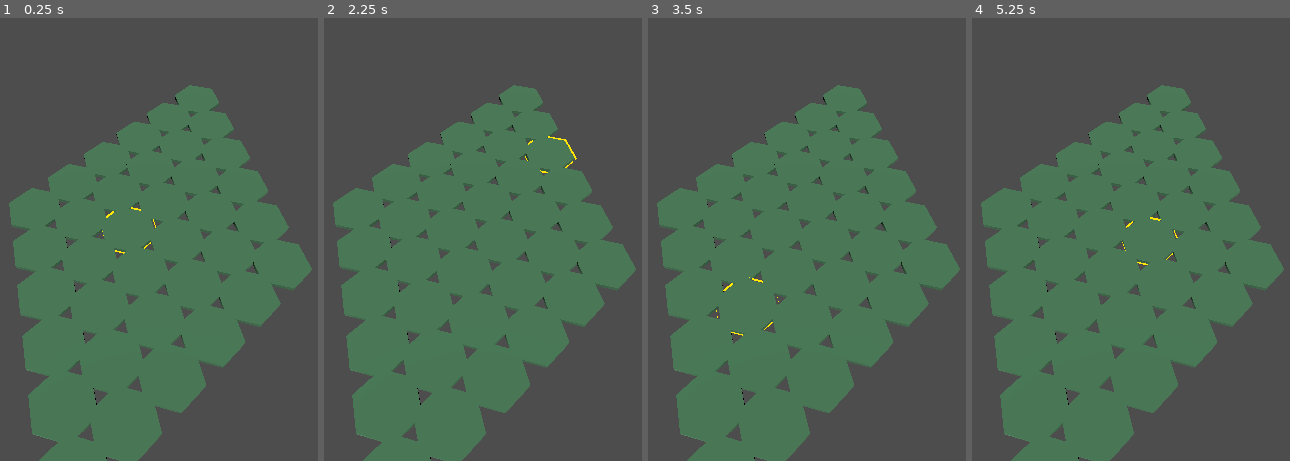
Above: before the commit, frames 1-4 (left to right).
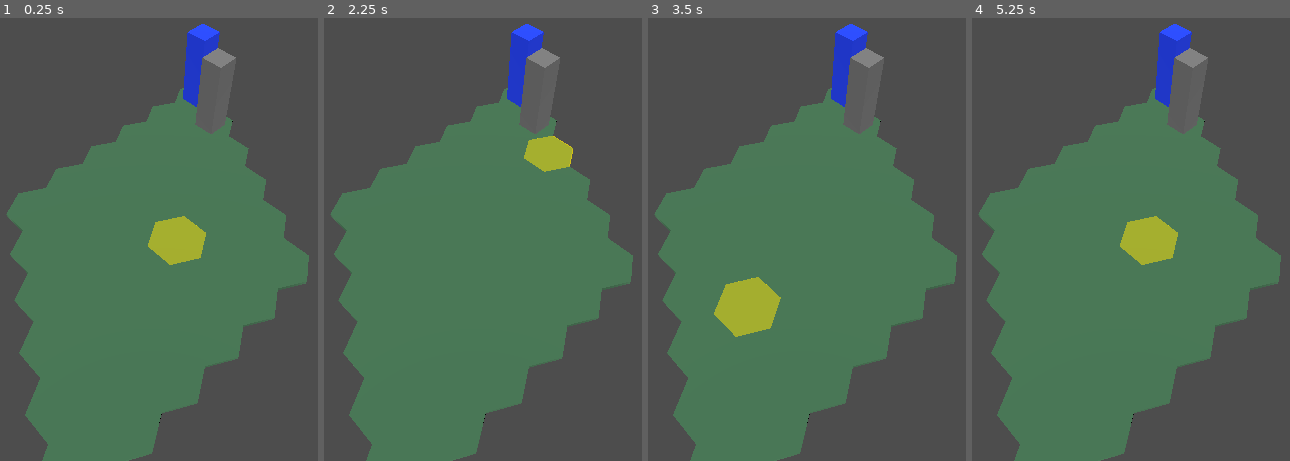
Above: after the commit, the same moments.

Repository: charlescodes/blightroot
Game: Godot game, scene res://scenes/main.tscn
The game is run twice, just before and just after one commit, with the same random seed, the same clock (stepped at 60 frames per second) and the same inputs.
Inputs (mouse positions are in pixels of both pictures, inside the frame that each line leads up to):
- Up to frame 1 (0.25 s): no input
- Up to frame 2 (2.25 s): tap Enter at 0.5, 2 s; move the mouse to (outside the picture) at 0.52 s; click (outside the picture) at 0.67 s; tap Space at 1.25 s; move the mouse to (outside the picture) at 1.27 s; click (outside the picture) at 1.42 s; move the mouse to (556, 137) at 2.02 s; click (556, 137) at 2.17 s
- Up to frame 3 (3.5 s): tap Space at 2.75 s; move the mouse to (759, 328) at 2.77 s; click (759, 328) at 2.92 s
- Up to frame 4 (5.25 s): tap Enter at 3.5 s; move the mouse to (outside the picture) at 3.52 s; click (outside the picture) at 3.67 s; tap Space at 4.25 s; move the mouse to (outside the picture) at 4.27 s; click (outside the picture) at 4.42 s; move the mouse to (1165, 235) at 5.02 s; click (1165, 235) at 5.17 s

The runs differ from the first frame. In frame 1, 7.2% of the frame differs, in the area x 1-99%, y 1-100%; in frame 2, 6.8%; in frame 3, 7.7%; in frame 4, 7.2%.

Commit message:
add player; fix highlight; correct highlight to be a skinned mesh

Diff:
--- a/scenes/main.tscn
+++ b/scenes/main.tscn
@@ -1,19 +1,51 @@
-[gd_scene load_steps=4 format=3 uid="uid://62ol1vkaq7c7"]
+[gd_scene load_steps=8 format=3 uid="uid://62ol1vkaq7c7"]
 
 [ext_resource type="Script" uid="uid://dg4bbajxhymap" path="res://src/grid/hex_grid_manager.gd" id="1_63or0"]
 [ext_resource type="Script" uid="uid://3xpq3dco07k0" path="res://src/camera/camera_rig.gd" id="2_6la6x"]
 [ext_resource type="Script" uid="uid://bdr0k4haq32o5" path="res://src/interaction/hover_controller.gd" id="3_l45p7"]
+[ext_resource type="Script" uid="uid://w1550dfv7lwr" path="res://src/objects/world_object_data.gd" id="4_g8al5"]
+[ext_resource type="Script" uid="uid://dotaldayijpgi" path="res://src/objects/blockout_object_view.gd" id="5_gsyx3"]
+
+[sub_resource type="Resource" id="Resource_player_character_data"]
+script = ExtResource("4_g8al5")
+object_id = &"pc_001"
+object_kind = &"player_character"
+q = 0
+r = 0
+s = 0
+size_m = Vector3(0.5, 1.83, 0.5)
+color = Color(0.1, 0.25, 1, 1)
+is_hoverable = true
+
+[sub_resource type="Resource" id="Resource_npc_data"]
+script = ExtResource("4_g8al5")
+object_id = &"npc_001"
+object_kind = &"non_player_character"
+q = 1
+r = 0
+s = -1
+size_m = Vector3(0.5, 1.83, 0.5)
+color = Color(0.45, 0.45, 0.45, 1)
+is_hoverable = true
 
 [node name="Main" type="Node3D"]
 
 [node name="HexGridManager" type="Node3D" parent="."]
 script = ExtResource("1_63or0")
 
+[node name="PlayerCharacter" type="Node3D" parent="."]
+script = ExtResource("5_gsyx3")
+object_data = SubResource("Resource_player_character_data")
+
+[node name="NPC" type="Node3D" parent="."]
+script = ExtResource("5_gsyx3")
+object_data = SubResource("Resource_npc_data")
+
 [node name="HoverController" type="Node" parent="."]
 script = ExtResource("3_l45p7")
 
 [node name="SunLight" type="DirectionalLight3D" parent="."]
-rotation = Vector3(-1.0472, 0.785398, 0)
+transform = Transform3D(0.707107, -0.612373, 0.353552, 0, 0.499998, 0.866027, -0.707107, -0.612373, 0.353552, 0, 0, 0)
 light_energy = 1.35
 
 [node name="CameraRig" type="Node3D" parent="."]
--- a/src/grid/hex_view.gd
+++ b/src/grid/hex_view.gd
@@ -3,10 +3,11 @@
 
 const HexDataScript := preload("res://src/grid/hex_data.gd")
 const HoverTargetScript := preload("res://src/interaction/hover_target.gd")
-const OutlineHighlighterScript := preload("res://src/interaction/outline_highlighter.gd")
+const HoverHighlighterScript := preload("res://src/interaction/hover_highlighter.gd")
 
 const HEX_SIDE_TO_SIDE_M: float = 1.0
 const HEX_RADIUS_M: float = HEX_SIDE_TO_SIDE_M / sqrt(3.0)
+const HEX_MESH_Y_ROTATION_RADIANS: float = PI / 6.0
 const DEFAULT_HEIGHT_M: float = 0.08
 
 @export var hex_data: HexDataScript:
@@ -51,6 +52,7 @@
 	hex_mesh.bottom_radius = HEX_RADIUS_M
 	hex_mesh.height = tile_height_m
 	hex_mesh.radial_segments = 6
+	rotation.y = HEX_MESH_Y_ROTATION_RADIANS
 
 func _configure_hover_target() -> void:
 	var target := get_node_or_null("HoverTarget") as HoverTargetScript
@@ -60,7 +62,7 @@
 		add_child(target)
 
 	target.highlight_root_path = ^".."
-	target.highlighter_path = ^"OutlineHighlighter"
+	target.highlighter_path = ^"HoverHighlighter"
 	target.collision_layer = 1
 	target.collision_mask = 0
 	target.input_ray_pickable = true
@@ -79,10 +81,10 @@
 	shape.radius = HEX_RADIUS_M
 	shape.height = tile_height_m
 
-	var highlighter := target.get_node_or_null("OutlineHighlighter") as OutlineHighlighterScript
+	var highlighter := target.get_node_or_null("HoverHighlighter") as HoverHighlighterScript
 	if highlighter == null:
-		highlighter = OutlineHighlighterScript.new()
-		highlighter.name = "OutlineHighlighter"
+		highlighter = HoverHighlighterScript.new()
+		highlighter.name = "HoverHighlighter"
 		target.add_child(highlighter)
 
 	highlighter.root_path = ^"../.."
--- /dev/null
+++ b/src/interaction/hover_highlighter.gd
@@ -0,0 +1,77 @@
+class_name HoverHighlighter
+extends Node
+
+const SHELL_NODE_NAME: StringName = &"HoverShell"
+const SHELL_META_KEY: StringName = &"is_hover_highlight_shell"
+
+@export var root_path: NodePath = ^".."
+@export var highlight_color: Color = Color(1.0, 0.9, 0.05, 0.5)
+@export var shell_scale: Vector3 = Vector3(1.04, 1.04, 1.04)
+
+var _is_highlighted: bool = false
+var _shells: Array[MeshInstance3D] = []
+
+func set_highlighted(is_highlighted: bool) -> void:
+	if _is_highlighted == is_highlighted:
+		return
+
+	if is_highlighted:
+		_apply_highlight()
+	else:
+		clear_highlight()
+
+func clear_highlight() -> void:
+	for shell in _shells:
+		if is_instance_valid(shell):
+			shell.free()
+
+	_shells.clear()
+	_is_highlighted = false
+
+static func build_highlight_material(color: Color = Color(1.0, 0.9, 0.05, 0.5)) -> StandardMaterial3D:
+	var material := StandardMaterial3D.new()
+	material.albedo_color = color
+	material.shading_mode = BaseMaterial3D.SHADING_MODE_UNSHADED
+	material.transparency = BaseMaterial3D.TRANSPARENCY_ALPHA
+	material.cull_mode = BaseMaterial3D.CULL_DISABLED
+	return material
+
+func _apply_highlight() -> void:
+	clear_highlight()
+
+	var root := get_node_or_null(root_path)
+	if root == null:
+		return
+
+	var source_meshes: Array[MeshInstance3D] = []
+	_collect_meshes(root, source_meshes)
+
+	var material := build_highlight_material(highlight_color)
+	for source_mesh in source_meshes:
+		_add_shell(source_mesh, material)
+
+	_is_highlighted = not _shells.is_empty()
+
+func _collect_meshes(root: Node, source_meshes: Array[MeshInstance3D]) -> void:
+	if root.has_meta(SHELL_META_KEY):
+		return
+
+	if root is MeshInstance3D:
+		var mesh_instance := root as MeshInstance3D
+		if mesh_instance.mesh != null:
+			source_meshes.append(mesh_instance)
+
+	for child in root.get_children():
+		_collect_meshes(child, source_meshes)
+
+func _add_shell(source_mesh: MeshInstance3D, material: StandardMaterial3D) -> void:
+	var shell := MeshInstance3D.new()
+	shell.name = String(SHELL_NODE_NAME)
+	shell.mesh = source_mesh.mesh
+	shell.layers = source_mesh.layers
+	shell.cast_shadow = GeometryInstance3D.SHADOW_CASTING_SETTING_OFF
+	shell.material_override = material
+	shell.scale = shell_scale
+	shell.set_meta(SHELL_META_KEY, true)
+	source_mesh.add_child(shell)
+	_shells.append(shell)
--- a/src/interaction/hover_target.gd
+++ b/src/interaction/hover_target.gd
@@ -1,11 +1,11 @@
 class_name HoverTarget
 extends Area3D
 
-const OutlineHighlighterScript := preload("res://src/interaction/outline_highlighter.gd")
+const HoverHighlighterScript := preload("res://src/interaction/hover_highlighter.gd")
 const GROUP_NAME: StringName = &"hover_targets"
 
 @export var highlight_root_path: NodePath = ^".."
-@export var highlighter_path: NodePath = ^"OutlineHighlighter"
+@export var highlighter_path: NodePath = ^"HoverHighlighter"
 
 var _is_hovered: bool = false
 
@@ -36,5 +36,5 @@
 	input_ray_pickable = true
 	monitorable = true
 
-func _get_highlighter() -> OutlineHighlighterScript:
-	return get_node_or_null(highlighter_path) as OutlineHighlighterScript
+func _get_highlighter() -> HoverHighlighterScript:
+	return get_node_or_null(highlighter_path) as HoverHighlighterScript
--- a/src/interaction/outline_highlighter.gd
+++ /dev/null
@@ -1,116 +0,0 @@
-class_name OutlineHighlighter
-extends Node
-
-const OUTLINE_SHADER: Shader = preload("res://src/interaction/outline_inverted_hull.gdshader")
-
-@export var root_path: NodePath = ^".."
-@export var outline_color: Color = Color(1.0, 0.9, 0.05, 1.0)
-@export_range(0.001, 0.15, 0.001) var outline_width_m: float = 0.055
-
-var _is_highlighted: bool = false
-var _outline_material: ShaderMaterial
-var _tracked_surfaces: Array[Dictionary] = []
-
-func set_highlighted(is_highlighted: bool) -> void:
-	if _is_highlighted == is_highlighted:
-		return
-
-	if is_highlighted:
-		_apply_highlight()
-	else:
-		clear_highlight()
-
-func clear_highlight() -> void:
-	for record in _tracked_surfaces:
-		var mesh_instance := record.get("mesh") as MeshInstance3D
-		if mesh_instance == null:
-			continue
-
-		var kind := record.get("kind", &"") as StringName
-		if kind == &"material_override":
-			var previous_material_override := record.get("previous_material_override") as Material
-			mesh_instance.material_override = previous_material_override
-		else:
-			var surface_index := int(record.get("surface", 0))
-			var previous_surface_override := record.get("previous_surface_override") as Material
-			mesh_instance.set_surface_override_material(surface_index, previous_surface_override)
-
-	_tracked_surfaces.clear()
-	_is_highlighted = false
-
-static func build_outline_material(
-	color: Color = Color(1.0, 0.9, 0.05, 1.0),
-	width_m: float = 0.055
-) -> ShaderMaterial:
-	var material := ShaderMaterial.new()
-	material.shader = OUTLINE_SHADER
-	material.set_shader_parameter("outline_color", color)
-	material.set_shader_parameter("outline_width", width_m)
-	return material
-
-func _apply_highlight() -> void:
-	clear_highlight()
-
-	var root := get_node_or_null(root_path)
-	if root == null:
-		return
-
-	_outline_material = build_outline_material(outline_color, outline_width_m)
-	_apply_to_meshes(root)
-	_is_highlighted = not _tracked_surfaces.is_empty()
-
-func _apply_to_meshes(root: Node) -> void:
-	if root is MeshInstance3D:
-		_apply_to_mesh(root)
-
-	for child in root.get_children():
-		_apply_to_meshes(child)
-
-func _apply_to_mesh(mesh_instance: MeshInstance3D) -> void:
-	var mesh_resource := mesh_instance.mesh
-	if mesh_resource == null:
-		return
-
-	if mesh_instance.material_override != null:
-		var highlighted_override := _with_outline(mesh_instance.material_override)
-		if highlighted_override == null:
-			return
-
-		_tracked_surfaces.append({
-			"kind": &"material_override",
-			"mesh": mesh_instance,
-			"previous_material_override": mesh_instance.material_override,
-		})
-		mesh_instance.material_override = highlighted_override
-		return
-
-	for surface_index in range(mesh_resource.get_surface_count()):
-		var previous_override := mesh_instance.get_surface_override_material(surface_index)
-		var source_material := previous_override
-		if source_material == null:
-			source_material = mesh_resource.surface_get_material(surface_index)
-
-		var highlighted_material := _with_outline(source_material)
-		if highlighted_material == null:
-			continue
-
-		_tracked_surfaces.append({
-			"kind": &"surface_override",
-			"mesh": mesh_instance,
-			"surface": surface_index,
-			"previous_surface_override": previous_override,
-		})
-
-		mesh_instance.set_surface_override_material(surface_index, highlighted_material)
-
-func _with_outline(source_material: Material) -> Material:
-	var highlighted_material: Material
-	if source_material == null:
-		highlighted_material = StandardMaterial3D.new()
-	else:
-		highlighted_material = source_material.duplicate() as Material
-
-	if highlighted_material != null:
-		highlighted_material.next_pass = _outline_material
-
-	return highlighted_material
--- a/src/interaction/outline_inverted_hull.gdshader
+++ /dev/null
@@ -1,14 +0,0 @@
-shader_type spatial;
-render_mode unshaded, cull_front, depth_draw_opaque;
-
-uniform vec4 outline_color : source_color = vec4(1.0, 0.9, 0.05, 1.0);
-uniform float outline_width = 0.035;
-
-void vertex() {
-	VERTEX += NORMAL * outline_width;
-}
-
-void fragment() {
-	ALBEDO = outline_color.rgb;
-	ALPHA = outline_color.a;
-}
--- /dev/null
+++ b/src/objects/blockout_object_view.gd
@@ -0,0 +1,91 @@
+class_name BlockoutObjectView
+extends Node3D
+
+const WorldObjectDataScript := preload("res://src/objects/world_object_data.gd")
+const HexViewScript := preload("res://src/grid/hex_view.gd")
+const HoverTargetScript := preload("res://src/interaction/hover_target.gd")
+const HoverHighlighterScript := preload("res://src/interaction/hover_highlighter.gd")
+
+@export var object_data: WorldObjectDataScript:
+	set(value):
+		object_data = value
+		apply_data()
+
+func _ready() -> void:
+	apply_data()
+
+func apply_data() -> void:
+	if object_data == null:
+		return
+
+	position = grid_to_world(object_data)
+	_configure_body()
+	_configure_hover_target()
+
+static func grid_to_world(data: WorldObjectDataScript) -> Vector3:
+	if data == null:
+		return Vector3.ZERO
+
+	return HexViewScript.axial_to_world(data.q, data.r, 0.0)
+
+static func body_center_offset(size_m: Vector3) -> Vector3:
+	return Vector3(0.0, size_m.y * 0.5, 0.0)
+
+func _configure_body() -> void:
+	var body := get_node_or_null("Body") as MeshInstance3D
+	if body == null:
+		body = MeshInstance3D.new()
+		body.name = "Body"
+		add_child(body)
+
+	var box_mesh := body.mesh as BoxMesh
+	if box_mesh == null:
+		box_mesh = BoxMesh.new()
+		body.mesh = box_mesh
+
+	box_mesh.size = object_data.size_m
+	body.position = body_center_offset(object_data.size_m)
+
+	var material := StandardMaterial3D.new()
+	material.albedo_color = object_data.color
+	body.material_override = material
+
+func _configure_hover_target() -> void:
+	var target := get_node_or_null("HoverTarget") as HoverTargetScript
+	if not object_data.is_hoverable:
+		if target != null:
+			target.queue_free()
+		return
+
+	if target == null:
+		target = HoverTargetScript.new()
+		target.name = "HoverTarget"
+		add_child(target)
+
+	target.highlight_root_path = ^".."
+	target.highlighter_path = ^"HoverHighlighter"
+	target.collision_layer = 1
+	target.collision_mask = 0
+	target.input_ray_pickable = true
+
+	var collision_shape := target.get_node_or_null("CollisionShape3D") as CollisionShape3D
+	if collision_shape == null:
+		collision_shape = CollisionShape3D.new()
+		collision_shape.name = "CollisionShape3D"
+		target.add_child(collision_shape)
+
+	var box_shape := collision_shape.shape as BoxShape3D
+	if box_shape == null:
+		box_shape = BoxShape3D.new()
+		collision_shape.shape = box_shape
+
+	box_shape.size = object_data.size_m
+	collision_shape.position = body_center_offset(object_data.size_m)
+
+	var highlighter := target.get_node_or_null("HoverHighlighter") as HoverHighlighterScript
+	if highlighter == null:
+		highlighter = HoverHighlighterScript.new()
+		highlighter.name = "HoverHighlighter"
+		target.add_child(highlighter)
+
+	highlighter.root_path = ^"../.."
--- /dev/null
+++ b/src/objects/world_object_data.gd
@@ -0,0 +1,46 @@
+class_name WorldObjectData
+extends Resource
+
+@export var object_id: StringName = &""
+@export var object_kind: StringName = &"blockout_object"
+@export var q: int = 0
+@export var r: int = 0
+@export var s: int = 0
+@export var size_m: Vector3 = Vector3.ONE
+@export var color: Color = Color.WHITE
+@export var is_hoverable: bool = true
+
+func _init(
+	p_object_id: StringName = &"",
+	p_object_kind: StringName = &"blockout_object",
+	p_q: int = 0,
+	p_r: int = 0,
+	p_s: int = 0,
+	p_size_m: Vector3 = Vector3.ONE,
+	p_color: Color = Color.WHITE,
+	p_is_hoverable: bool = true
+) -> void:
+	object_id = p_object_id
+	object_kind = p_object_kind
+	set_cube_coords(p_q, p_r, p_s)
+	size_m = p_size_m
+	color = p_color
+	is_hoverable = p_is_hoverable
+
+func set_cube_coords(p_q: int, p_r: int, p_s: int) -> void:
+	q = p_q
+	r = p_r
+	s = p_s
+	if not is_valid_cube():
+		s = -q - r
+
+func set_axial(p_q: int, p_r: int) -> void:
+	q = p_q
+	r = p_r
+	s = -q - r
+
+func key() -> Vector3i:
+	return Vector3i(q, r, s)
+
+func is_valid_cube() -> bool:
+	return q + r + s == 0
--- a/tests/test_runner.gd
+++ b/tests/test_runner.gd
@@ -5,8 +5,10 @@
 const HexViewScript := preload("res://src/grid/hex_view.gd")
 const CameraRigScript := preload("res://src/camera/camera_rig.gd")
 const HoverTargetScript := preload("res://src/interaction/hover_target.gd")
-const OutlineHighlighterScript := preload("res://src/interaction/outline_highlighter.gd")
+const HoverHighlighterScript := preload("res://src/interaction/hover_highlighter.gd")
 const HoverControllerScript := preload("res://src/interaction/hover_controller.gd")
+const WorldObjectDataScript := preload("res://src/objects/world_object_data.gd")
+const BlockoutObjectViewScript := preload("res://src/objects/blockout_object_view.gd")
 
 func _init() -> void:
 	if not _run_smoke_checks():
@@ -45,32 +47,91 @@
 	var collision_shape := hover_target.get_node_or_null("CollisionShape3D") as CollisionShape3D
 	if collision_shape == null or collision_shape.shape == null:
 		return _fail("HoverTarget did not create a collision shape.")
+	if not is_equal_approx(hex_view.rotation.y, HexViewScript.HEX_MESH_Y_ROTATION_RADIANS):
+		return _fail("HexView mesh rotation is not aligned to flat-top axial spacing.")
+	var hex_highlighter := hover_target.get_node_or_null("HoverHighlighter") as HoverHighlighterScript
+	if hex_highlighter == null:
+		return _fail("HexView did not create a HoverHighlighter.")
 	hex_view.free()
 
-	var outline_material: ShaderMaterial = OutlineHighlighterScript.build_outline_material()
-	if outline_material.shader == null:
-		return _fail("OutlineHighlighter did not build an outline shader material.")
-	outline_material = null
+	var highlight_material: StandardMaterial3D = HoverHighlighterScript.build_highlight_material()
+	if highlight_material.albedo_color.a >= 1.0:
+		return _fail("HoverHighlighter did not build a transparent material.")
+	highlight_material = null
 
 	var mesh := MeshInstance3D.new()
 	mesh.mesh = CylinderMesh.new()
 	mesh.material_override = StandardMaterial3D.new()
-	var highlighter := OutlineHighlighterScript.new()
+	var highlighter := HoverHighlighterScript.new()
 	highlighter.root_path = ^".."
 	mesh.add_child(highlighter)
 	get_root().add_child(mesh)
 	highlighter.set_highlighted(true)
-	if mesh.material_override == null or mesh.material_override.next_pass == null:
-		return _fail("OutlineHighlighter did not apply next_pass to material_override.")
+	var shell := mesh.get_node_or_null("HoverShell") as MeshInstance3D
+	if shell == null:
+		return _fail("HoverHighlighter did not create a shell mesh.")
+	var shell_material := shell.material_override as StandardMaterial3D
+	if shell_material == null or shell_material.albedo_color.a >= 1.0:
+		return _fail("HoverHighlighter shell is not using a transparent material.")
+	if shell.get_child_count() != 0:
+		return _fail("HoverHighlighter shell should not create collision or helper children.")
 	highlighter.clear_highlight()
-	if mesh.material_override == null or mesh.material_override.next_pass != null:
-		return _fail("OutlineHighlighter did not restore material_override after clearing.")
+	if mesh.get_node_or_null("HoverShell") != null:
+		return _fail("HoverHighlighter did not remove shell meshes after clearing.")
 	mesh.free()
 
 	var hover_controller := HoverControllerScript.new()
 	if not hover_controller.has_method("clear_hover"):
 		return _fail("HoverController is missing clear_hover().")
 	hover_controller.free()
+
+	var pc_size := Vector3(0.5, 1.83, 0.5)
+	var pc_data := WorldObjectDataScript.new(
+		&"pc_001",
+		&"player_character",
+		0,
+		0,
+		0,
+		pc_size,
+		Color(0.1, 0.25, 1.0, 1.0),
+		true
+	)
+	if not pc_data.is_valid_cube():
+		return _fail("WorldObjectData did not preserve q + r + s == 0.")
+	if pc_data.size_m != pc_size:
+		return _fail("Player character dimensions are incorrect.")
+
+	var pc_view := BlockoutObjectViewScript.new()
+	pc_view.object_data = pc_data
+	get_root().add_child(pc_view)
+	if not is_equal_approx(pc_view.position.x, 0.0) or not is_equal_approx(pc_view.position.z, 0.0):
+		return _fail("Player character did not land on hex origin x/z.")
+
+	var pc_body := pc_view.get_node_or_null("Body") as MeshInstance3D
+	if pc_body == null:
+		return _fail("BlockoutObjectView did not create Body mesh.")
+	var pc_body_offset := Vector3(0.0, pc_size.y * 0.5, 0.0)
+	if pc_body.position != pc_body_offset:
+		return _fail("Player character mesh is not centered above its feet.")
+
+	var pc_mesh := pc_body.mesh as BoxMesh
+	if pc_mesh == null or pc_mesh.size != pc_size:
+		return _fail("Player character mesh dimensions are incorrect.")
+	if not is_equal_approx(pc_body.position.y - (pc_size.y * 0.5), 0.0):
+		return _fail("Player character feet are not level with y=0.")
+
+	var pc_hover_target := pc_view.get_node_or_null("HoverTarget") as HoverTargetScript
+	if pc_hover_target == null:
+		return _fail("Player character did not create a HoverTarget.")
+	var pc_collision_shape := pc_hover_target.get_node_or_null("CollisionShape3D") as CollisionShape3D
+	if pc_collision_shape == null or pc_collision_shape.position != pc_body_offset:
+		return _fail("Player character collision shape is missing or not centered above its feet.")
+	var pc_shape := pc_collision_shape.shape as BoxShape3D
+	if pc_shape == null or pc_shape.size != pc_size:
+		return _fail("Player character collision dimensions are incorrect.")
+	if pc_hover_target.get_node_or_null("HoverHighlighter") == null:
+		return _fail("Player character did not create a HoverHighlighter.")
+	pc_view.free()
 
 	var main_scene := load("res://scenes/main.tscn") as PackedScene
 	if main_scene == null:
@@ -80,6 +141,17 @@
 		return _fail("Main scene is missing HoverController.")
 	if main.get_node_or_null("SunLight") == null:
 		return _fail("Main scene is missing SunLight.")
+	if main.get_node_or_null("PlayerCharacter") == null:
+		return _fail("Main scene is missing PlayerCharacter.")
+	var npc := main.get_node_or_null("NPC") as BlockoutObjectViewScript
+	if npc == null:
+		return _fail("Main scene is missing NPC.")
+	if npc.object_data == null or npc.object_data.object_kind != &"non_player_character":
+		return _fail("NPC object data is missing or has the wrong kind.")
+	if npc.object_data.key() != Vector3i(1, 0, -1):
+		return _fail("NPC is not assigned to the adjacent hex.")
+	if npc.object_data.color != Color(0.45, 0.45, 0.45, 1.0):
+		return _fail("NPC is not using the expected gray color.")
 	main.free()
 
 	var camera_distance: float = CameraRigScript.camera_distance_for_height(7.0, deg_to_rad(-55.0))
Not shown, removed: src/interaction/outline_inverted_hull.gdshader.uid
